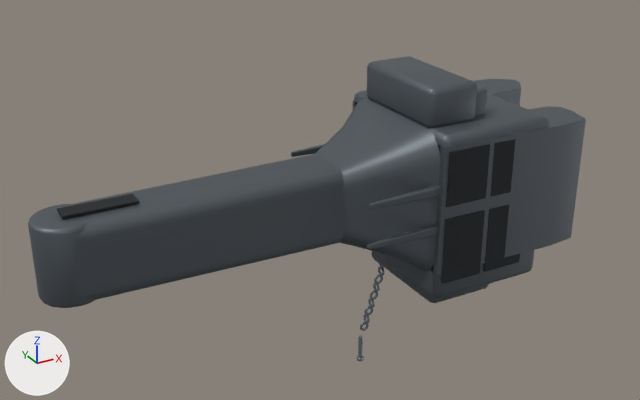
One commit to the glTF model models/coupler_sa3.glb: the scene before it, then after it.
Camera for both pictures: a 50 mm camera at (-1.321, -1.372, 0.685) aimed at (-0.54, 0.048, -0.025). Lighting does not change. The marker at lower left points along +X, +Y and +Z. The picture after the commit comes second. Vertices at exactly the same position are counted once.

Objects in the first picture: 'Автосцепка_СА-3'.
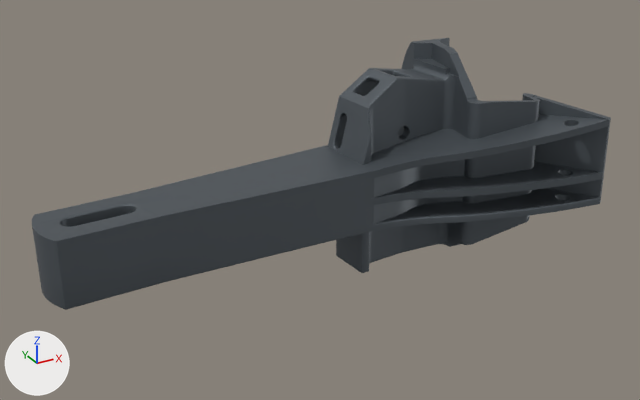
Location of each change, (x1, y1, x2, y2) in pixels of the pictures (640 x 400 px):
'Автосцепка_СА-3', reshaped (11% shorter): before (28, 56, 586, 361); after (32, 38, 611, 310)
part 1 of me_автосцепка_са_3, rebuilt: before (61, 97, 440, 300); after (37, 177, 604, 310)
part 2 of me_автосцепка_са_3, added: after (32, 38, 611, 277)
part 3 of me_автосцепка_са_3, deleted: before (57, 86, 520, 361)
part 4 of me_автосцепка_са_3, deleted: before (28, 204, 95, 308)
part 5 of me_автосцепка_са_3, deleted: before (353, 56, 586, 298)

Diff of the bpy script that builds the scene:
```diff
--- a/models/coupler_sa3.glb.py
+++ b/models/coupler_sa3.glb.py
@@ me_автосцепка_са_3 @@
 # used by ob_автосцепка_са_3; location = (0.0, 0.0, 0.0)
-me_автосцепка_са_3.from_pydata(...)  # 2306 vertices, 4612 faces; spans x -1.106..0.0, y -0.172..0.17, z -0.491..0.225
+me_автосцепка_са_3.from_pydata(...)  # 9048 vertices, 18404 faces; spans x -1.1..0.0, y -0.184..0.195, z -0.173..0.245
+# me_автосцепка_са_3 part 1: the loose piece of 256 vertices spanning x -1.05..-0.39, y -0.16..0.16, z -0.15..0.15 is rebuilt with 3951 vertices and now spans x -1.1..0.0, y -0.184..0.193, z -0.173..0.0
+# me_автосцепка_са_3 part 2: a new loose piece of 5097 vertices spanning x -1.1..0.0, y -0.183..0.195, z 0.0..0.245, in mat_автосцепка_са_3_body (dark grey #5f666c)
+# me_автосцепка_са_3 part 3: 30 loose pieces with 1548 vertices, spanning x -1.055..-0.184, y -0.169..0.169, z -0.491..0.2, are deleted
+# me_автосцепка_са_3 part 4: 288 vertices removed from x -1.106..-0.994, y -0.056..0.056, z -0.073..0.073
+# me_автосцепка_са_3 part 5: 214 vertices removed from x -0.4..0.0, y -0.172..0.17, z -0.19..0.225
 me_автосцепка_са_3.materials.append(mat_автосцепка_са_3_body)
-me_автосцепка_са_3.materials.append(mat_автосцепка_са_3_recess)  # black #25292c
-me_автосцепка_са_3.materials.append(mat_автосцепка_са_3_lock)  # grey #9aa3aa
-me_автосцепка_са_3.materials.append(mat_автосцепка_са_3_signal)  # red #c8322b
-me_автосцепка_са_3.materials.append(mat_автосцепка_са_3_chain)  # grey #8b939a
```
